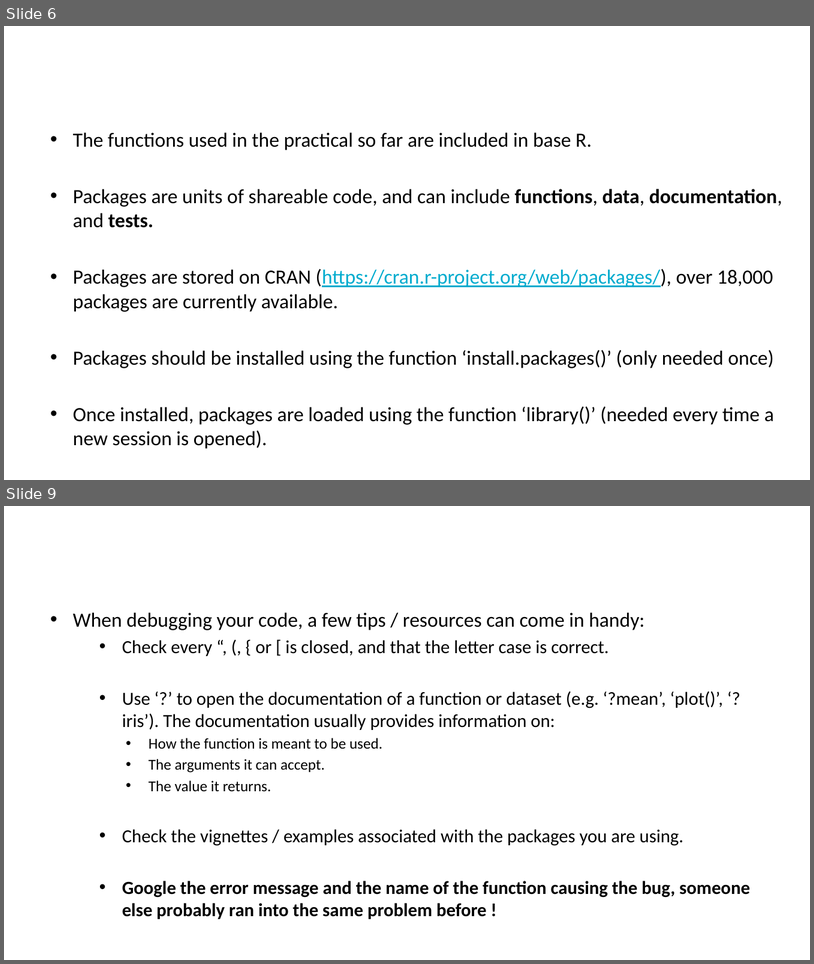
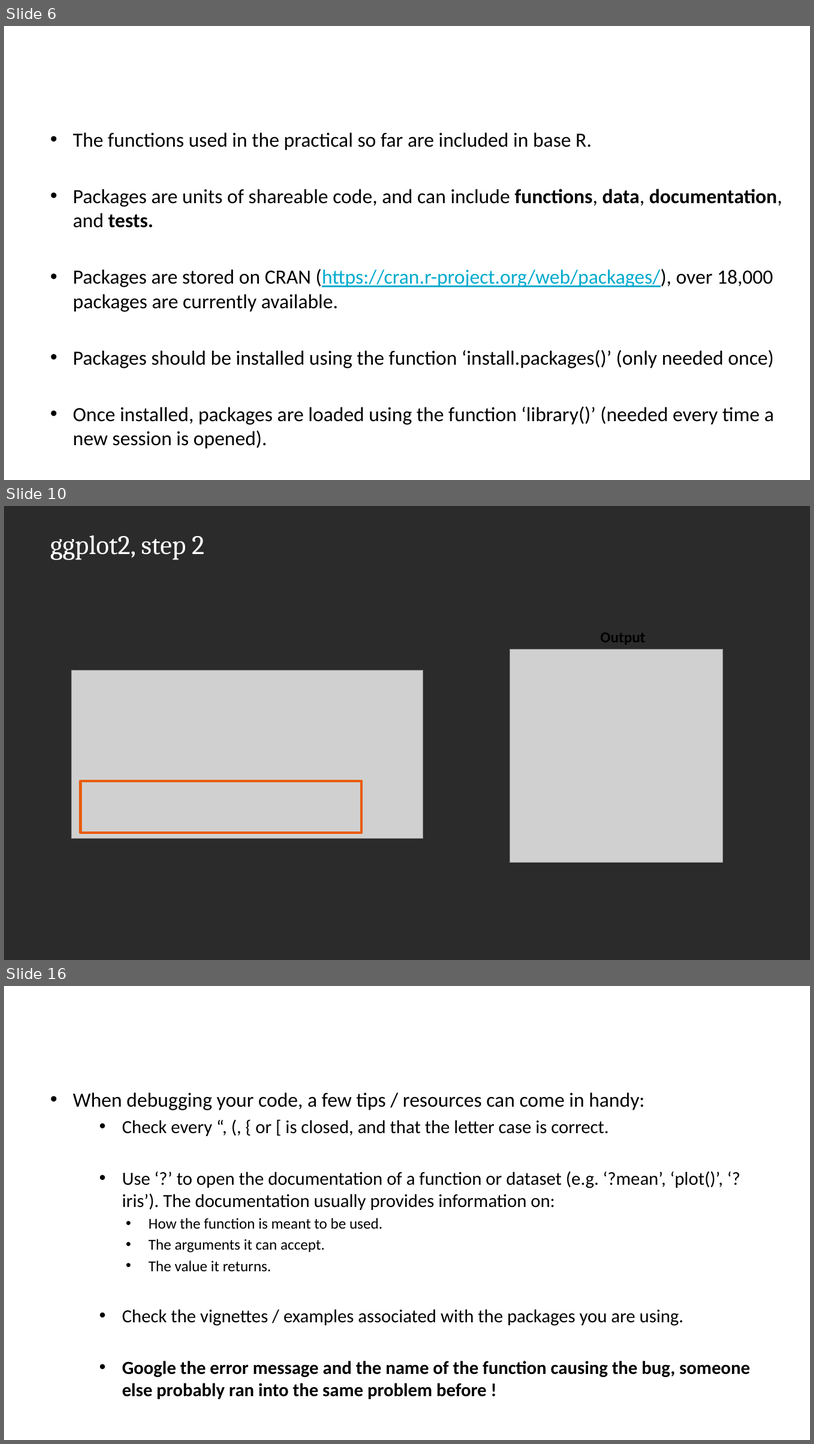
Before and after one commit to alxsrobert/intro_to_R_2022, a slide deck: session_2/SLIDES_introduction_to_R_2.pptx. Shown one above the other, each under a label of ours: slides 6 and 9 before the commit, slides 6, 10 and 16 after it; the slides between them are not shown. The pictures are 814x964 and 814x1444 pixels, drawn with LibreOffice and Linux fonts; fonts in the diff are those of the drawing; grey boxes stand for pictures; background and template pictures are left out; a plain dark background stands for a picture behind light text. Boxes give left, top, right and bottom in pixels: in the first picture for what was removed or moved away, otherwise in the second. Text is boxed around its words. In the diff, an @@ line names an element or a change of style, - is before the commit and + after.

Commit message:
Add slides on ggplot2

```diff
--- a/session_2/SLIDES_introduction_to_R_2.pptx
+++ b/session_2/SLIDES_introduction_to_R_2.pptx
@@ slide 10 added at (4, 506, 810, 960), background picture (left out) @@
@@ title added at (50, 535, 204, 560), 32 pt, text #FFFFFF @@
+ggplot2, step 2
@@ picture added at (510, 649, 723, 862) @@
@@ text added at (600, 633, 645, 645), 18 pt, text #000000, bold @@
+Output
@@ picture added at (72, 670, 423, 838) @@
@@ rectangle added at (80, 781, 362, 832), outline #E95B0C 3 pt @@
@@ what was slide 9 is now slide 16 @@
```
Also in this commit, not shown: 3 slides changed, 6 other slides added.
